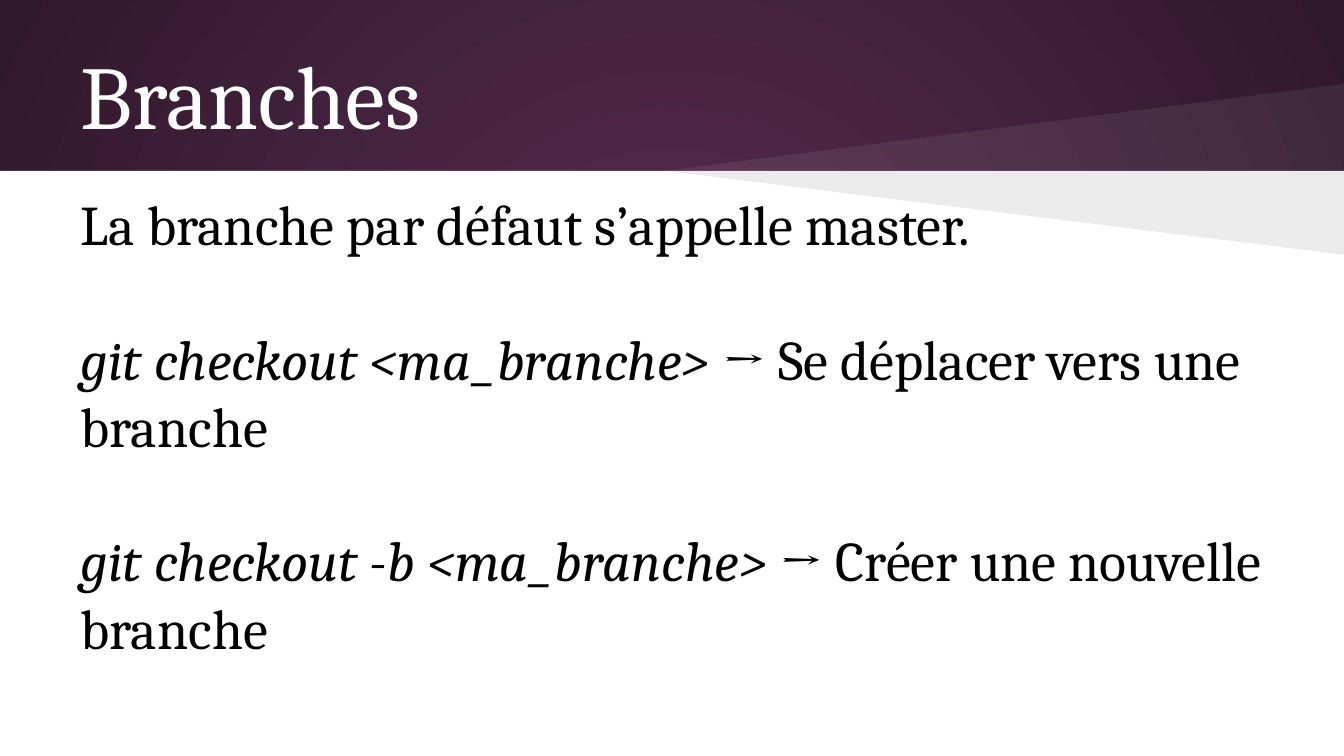
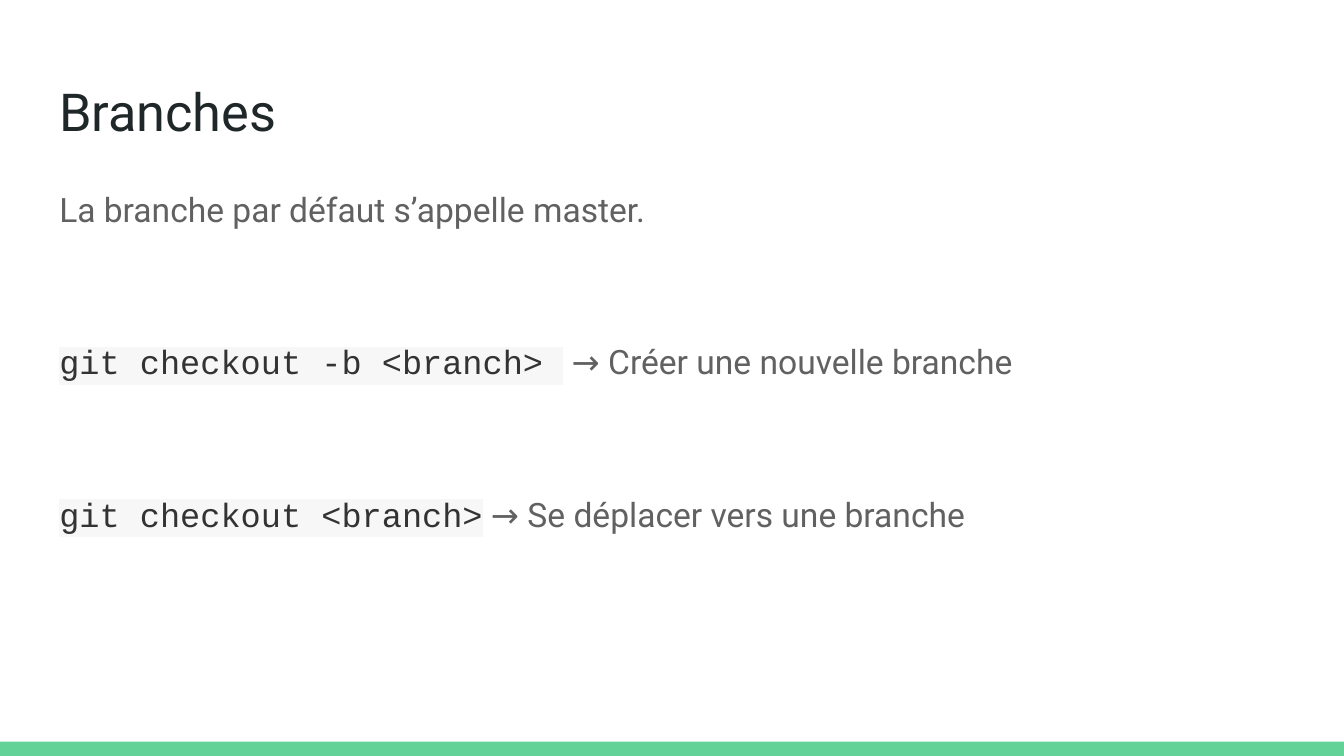
Before and after one commit to olivier-pitton/dant, a slide deck: slide 22 of git/Cours Git.pptx. Drawn at 1344x756 pixels with LibreOffice and Linux fonts; fonts in the diff are those of the drawing. Boxes give left, top, right and bottom in pixels: in the first picture for what was removed or moved away, otherwise in the second. Text is boxed around its words. In the diff, an @@ line names an element or a change of style, - is before the commit and + after.

```diff
--- a/git/Cours Git.pptx
+++ b/git/Cours Git.pptx
@@ background gradient #592D50 to #30182B to #FFFFFF @@
@@ title "Branches" moved from (x1=81, y1=66, x2=421, y2=130) to (x1=59, y1=91, x2=276, y2=132) @@
@@ title "Branches" at (x1=59, y1=91, x2=276, y2=132): size 48 to 28 pt, font Cambria to Roboto, text colour #FFFFFF to #202729; vertical alignment middle to top @@
@@ freeform shape removed at (x1=665, y1=83, x2=1344, y2=171) @@
@@ rectangle removed at (x1=0, y1=171, x2=1344, y2=755) @@
@@ text "La branche par défaut s’appelle ..." moved from (x1=81, y1=205, x2=1261, y2=650) to (x1=59, y1=196, x2=1012, y2=534) @@
@@ freeform shape removed at (x1=665, y1=171, x2=1344, y2=254) @@
@@ text at (x1=59, y1=196, x2=645, y2=229): size 30 to 18 pt, font Cambria to Roboto, text colour #000000 to #616161 in "La branche par défaut s’appelle master."; line spacing 1 to 1.15; more space between paragraphs @@
@@ text at (x1=59, y1=349, x2=1012, y2=534): text changed; size 30 to 18 pt; font Cambria to Roboto; text colour #000000 to #616161 @@
-git checkout <ma_branche> → Se déplacer vers une branche
-git checkout -b <ma_branche> → Créer une nouvelle branche
+git checkout -b <branch> → Créer une nouvelle branche
+git checkout <branch> → Se déplacer vers une branche
@@ rectangle added at (x1=0, y1=742, x2=1344, y2=756), fill #63D297 @@
```
Also in this commit, not shown: 33 other slides changed, 4 slides removed, 1 other file.
